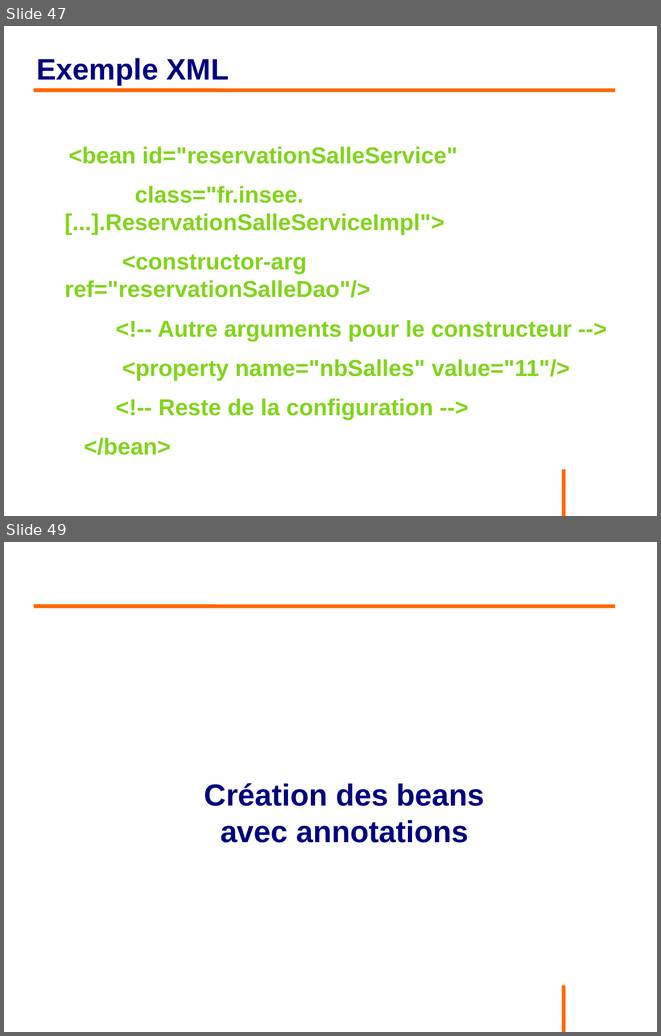
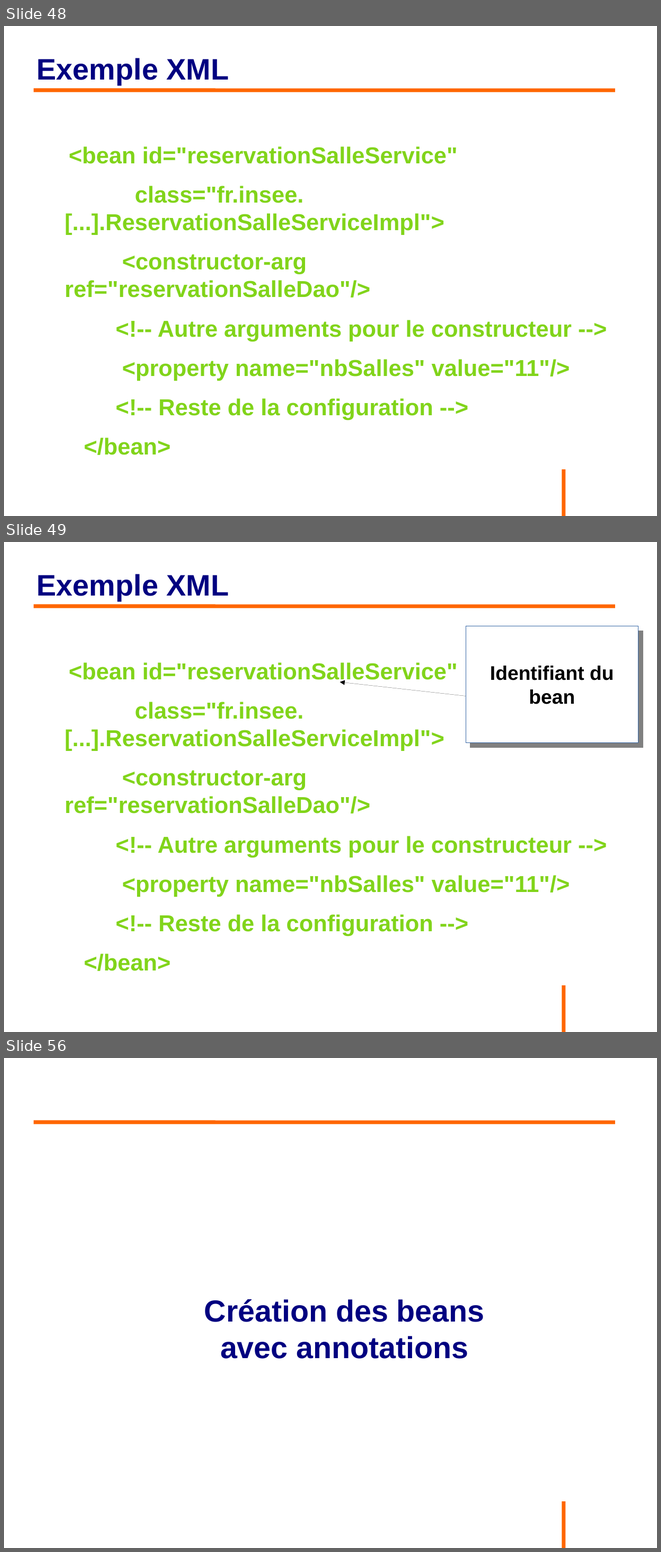
Before and after one commit to philphils/formation-spring, a slide deck: Documentation/diapo_formation_spring.odp. Shown one above the other, each under a label of ours: slides 47 and 49 before the commit, slides 48, 49 and 56 after it; the slides between them are not shown. The pictures are 661x1036 and 661x1552 pixels, drawn with LibreOffice and Linux fonts; fonts in the diff are those of the drawing; background and template pictures are left out. Boxes give left, top, right and bottom in pixels: in the first picture for what was removed or moved away, otherwise in the second. Text is boxed around its words. In the diff, an @@ line names an element or a change of style, - is before the commit and + after.

```diff
--- a/Documentation/diapo_formation_spring.odp
+++ b/Documentation/diapo_formation_spring.odp
@@ slide 49 added at [4, 542, 657, 1032], background #FFFFFF; not listed: 1 template element that a slide beside it also shows @@
@@ title added at [37, 574, 229, 601], 36 pt, text #000080, bold @@
+Exemple XML
@@ line added from (34, 606) to (616, 606), #FF6600 4.54 pt @@
@@ rectangle added at [466, 626, 638, 743], fill #FFFFFF, outline #3465A4 0 pt @@
@@ text added at [64, 662, 572, 971], 28 pt, text #81D41A, bold @@
+<bean id="reservationSalleService"
+class="fr.insee.[...].ReservationSalleServiceImpl">
+<constructor-arg ref="reservationSalleDao"/>
+<!-- Autre arguments pour le constructeur -->
+<property name="nbSalles" value="11"/>
+<!-- Reste de la configuration -->
+</bean>
@@ text added at [490, 665, 614, 704], 24 pt, text #000000, bold @@
+Identifiant du bean
@@ arrow added from (466, 696) to (340, 682), #000000 0 pt @@
@@ what was slide 47 is now slide 48 @@
@@ what was slide 49 is now slide 56 @@
```
Also in this commit, not shown: 2 slides changed, 11 other slides added.
